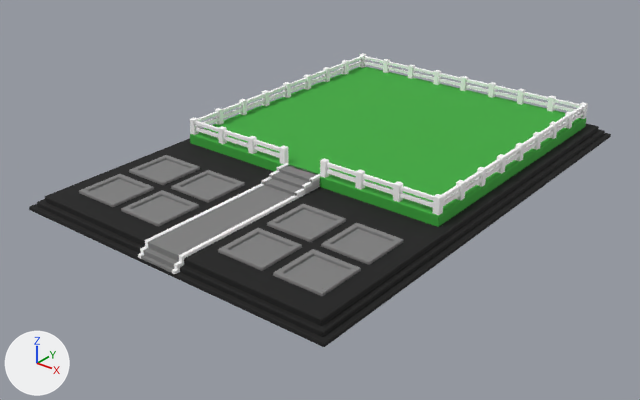
Two versions of the FBX model assets/Base/BasePlot/BasePlot.fbx, one commit apart.
Both versions are drawn from a 50 mm camera at (91.1, -106.7, 67.3) aimed at (-1.4, 8.9, -4.4). The lights are fixed; the arrows at lower left show +X, +Y and +Z. The older version comes first. Where no turn or scale is listed for an object, it has been applied to the vertices. Vertices at exactly the same position are counted once.

The first picture shows 'BasePlot_Edge', 'BasePlot_FencePosts', 'BasePlot_FenceRails', 'BasePlot_Floor', 'BasePlot_Pad1', 'BasePlot_Pad2', 'BasePlot_Pad3', 'BasePlot_Pad4', 'BasePlot_Pad5', 'BasePlot_Pad6', 'BasePlot_Pad7', 'BasePlot_Pad8', 'BasePlot_PadFrames', 'BasePlot_Path', 'BasePlot_Pen', 'BasePlot_PenSide', 'BasePlot_Trim'.
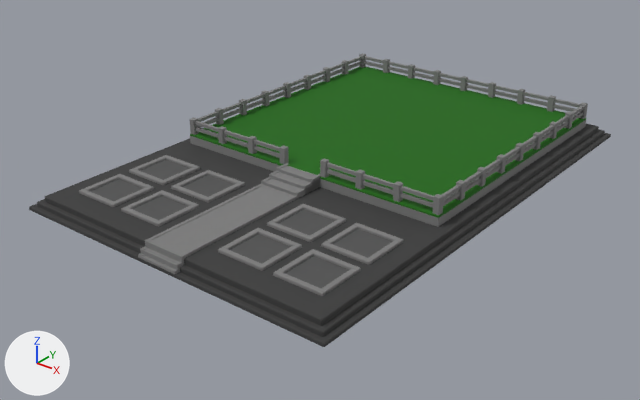
Patch to the scene script:
```diff
--- a/assets/Base/BasePlot/BasePlot.fbx.py
+++ b/assets/Base/BasePlot/BasePlot.fbx.py
@@ mat_baseplotpad @@
 mat_baseplotpad = principled_material('BasePlotPad')
-mat_baseplotpad.base_color = (0.216, 0.216, 0.216)  # grey #808080
+mat_baseplotpad.base_color = (0.0844, 0.0844, 0.0844)  # dark grey #525252
 mat_baseplotpad.roughness = 0.9
@@ mat_baseplotfencepost @@
 mat_baseplotfencepost = principled_material('BasePlotFencePost')
-mat_baseplotfencepost.base_color = (1.0, 1.0, 1.0)  # white #ffffff
+mat_baseplotfencepost.base_color = (0.205, 0.205, 0.205)  # grey #7d7d7d
 mat_baseplotfencepost.roughness = 0.9
@@ mat_baseplotedge @@
 mat_baseplotedge = principled_material('BasePlotEdge')
-mat_baseplotedge.base_color = (0.007, 0.007, 0.007)  # black #141414
+mat_baseplotedge.base_color = (0.0437, 0.0437, 0.0437)  # dark grey #3b3b3b
 mat_baseplotedge.roughness = 0.9
@@ mat_baseplotpen @@
 mat_baseplotpen = principled_material('BasePlotPen')
-mat_baseplotpen.base_color = (0.0452, 0.402, 0.0452)  # green #3caa3c
+mat_baseplotpen.base_color = (0.00802, 0.136, 0.0)  # dark green #166700
 mat_baseplotpen.roughness = 0.9
@@ mat_baseplotpenside @@
 mat_baseplotpenside = principled_material('BasePlotPenSide')
-mat_baseplotpenside.base_color = (0.0452, 0.402, 0.0452)  # green #3caa3c
+mat_baseplotpenside.base_color = (0.205, 0.205, 0.205)  # grey #7d7d7d
 mat_baseplotpenside.roughness = 0.9
@@ mat_baseplotfencerail @@
 mat_baseplotfencerail = principled_material('BasePlotFenceRail')
-mat_baseplotfencerail.base_color = (1.0, 1.0, 1.0)  # white #ffffff
+mat_baseplotfencerail.base_color = (0.205, 0.205, 0.205)  # grey #7d7d7d
 mat_baseplotfencerail.roughness = 0.9
@@ mat_baseplottrim @@
 mat_baseplottrim = principled_material('BasePlotTrim')
-mat_baseplottrim.base_color = (1.0, 1.0, 1.0)  # white #ffffff
+mat_baseplottrim.base_color = (0.205, 0.205, 0.205)  # grey #7d7d7d
 mat_baseplottrim.roughness = 0.9
@@ mat_baseplotfloor @@
 mat_baseplotfloor = principled_material('BasePlotFloor')
-mat_baseplotfloor.base_color = (0.007, 0.007, 0.007)  # black #141414
+mat_baseplotfloor.base_color = (0.0437, 0.0437, 0.0437)  # dark grey #3b3b3b
 mat_baseplotfloor.roughness = 0.9
@@ me_baseplot_path @@
-me_baseplot_path.from_pydata(...)  # 60 vertices, 48 faces; spans x -4.0..4.0, y -32.0..2.7, z 0.6..4.4
+me_baseplot_path.from_pydata(...)  # 60 vertices, 48 faces; spans x -3.4..3.4, y -32.0..2.2, z 0.6..4.4
+# me_baseplot_path part 1: the loose piece of 8 vertices spanning x -4.0..4.0, y -30.0..-4.0, z 2.4..2.8 is scaled about its middle by (0.85, 1, 1)
+# me_baseplot_path part 2
+for i in [44, 45, 51, 52, 57, 58]: me_baseplot_path.vertices[i].co += Vector((-0.6, 0.0, 0.0))
+for i in [40, 41, 48, 49, 54, 55]: me_baseplot_path.vertices[i].co += Vector((0.6, 0.0, 0.0))
+for i in [46, 47, 53, 59]: me_baseplot_path.vertices[i].co += Vector((-0.6, -0.5, 0.0))
+for i in [42, 43, 50, 56]: me_baseplot_path.vertices[i].co += Vector((0.6, -0.5, 0.0))
+# other edits to the shape of me_baseplot_path do not show in these pictures
 me_baseplot_path.materials.append(mat_baseplotpath)
```

Location of each change, [x1, y1, x2, y2] in pixels of the pictures (640 x 400 px; the box of a moved part takes in the faces that stretch with it):
'BasePlot_Pen', recoloured (green to dark green)
    both: [190, 67, 586, 218]
'BasePlot_Floor', recoloured (black to dark grey)
    both: [45, 123, 599, 326]
'BasePlot_Edge', recoloured
    both: [29, 129, 611, 347]
'BasePlot_FenceRails', recoloured
    both: [195, 56, 584, 208]
'BasePlot_FencePosts', recoloured
    both: [190, 53, 588, 215]
'BasePlot_PenSide', recoloured
    both: [190, 120, 586, 227]
'BasePlot_Trim', recoloured
    both: [138, 163, 320, 274]
'BasePlot_Pad7', recoloured (grey to dark grey)
    both: [285, 255, 349, 288]
'BasePlot_Pad5', recoloured (grey to dark grey)
    both: [229, 234, 291, 264]
'BasePlot_Pad8', recoloured (grey to dark grey)
    both: [333, 229, 393, 258]
'BasePlot_Pad6', recoloured (grey to dark grey)
    both: [278, 209, 335, 236]
'BasePlot_Pad1', recoloured (grey to dark grey)
    both: [133, 196, 188, 220]
'BasePlot_Pad3', recoloured (grey to dark grey)
    both: [90, 179, 143, 201]
'BasePlot_Pad2', recoloured (grey to dark grey)
    both: [182, 175, 234, 197]
'BasePlot_Pad4', recoloured (grey to dark grey)
    both: [139, 160, 190, 180]
part 1 of me_baseplot_path, moved or reshaped
    both: [151, 185, 293, 254]
part 2 of me_baseplot_path, moved or reshaped
    before: [262, 164, 318, 196]
    after: [264, 166, 316, 195]
